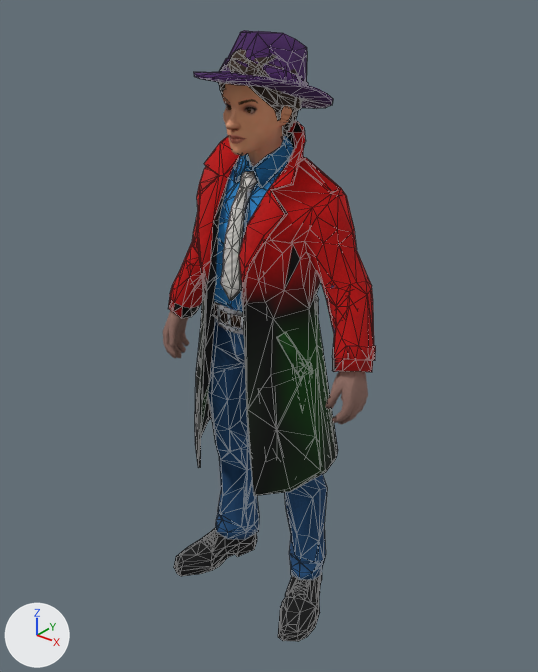
The glTF model ASSETS/MODELS/official/AGENT_FEMALE_LIGHT.glb as it was, and as the next commit left it.
Rendered twice from a 50 mm camera at (0.707, -0.849, 1.064) aimed at (0.019, 0.012, 0.531). Lighting does not change. The marker at lower left points along +X, +Y and +Z. The older version comes first. Mesh edges are drawn as thin lines on the coarser meshes. Vertices at exactly the same position are counted once.

Script lines for the objects in view, before the commit:
```python
me_outfit_coat = bpy.data.meshes.new('Outfit_Coat')
me_outfit_coat.from_pydata(...)  # 568 vertices, 1014 faces; spans x -0.209..0.209, y -0.084..0.126, z 0.284..0.867
me_outfit_coat.materials.append(mat_coat_tex)
me_outfit_trousers = bpy.data.meshes.new('Outfit_Trousers')
me_outfit_trousers.from_pydata(...)  # 302 vertices, 600 faces; spans x -0.124..0.123, y -0.049..0.091, z 0.042..0.597
me_outfit_trousers.materials.append(mat_outfit_trousers_tex)  # picture img_female_outfit_trousers
me_outfit_trousers_coated = bpy.data.meshes.new('Outfit_Trousers_Coated')
me_outfit_trousers_coated.from_pydata(...)  # 289 vertices, 500 faces; spans x -0.123..0.122, y -0.05..0.09, z 0.042..0.597
me_outfit_trousers_coated.materials.append(mat_outfit_trousers_tex_001)  # picture img_female_outfit_trousers
ob_outfit_coat = bpy.data.objects.new('Outfit_Coat', me_outfit_coat)
ob_outfit_coat.location = (0.0, 0.0, 0.0)
ob_outfit_trousers = bpy.data.objects.new('Outfit_Trousers', me_outfit_trousers)
ob_outfit_trousers.location = (0.0, 0.0, 0.0)
ob_outfit_trousers_coated = bpy.data.objects.new('Outfit_Trousers_Coated', me_outfit_trousers_coated)
ob_outfit_trousers_coated.location = (0.0, 0.0, 0.0)
# also in view: 'Body_Hands' at (0.0, -0.001, 0.483); 'Outfit_Hat' at (0.0, 0.017, 0.936); 'Body_Head' at (0.0, 0.001, 0.879); 'Outfit_Shoes' at (0.0, -0.003, 0.033); 'Body_Hair' at (0.0, 0.021, 0.913)
```
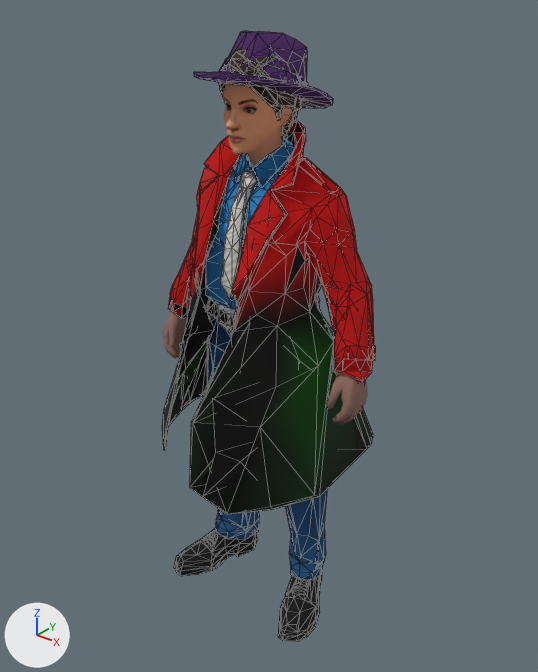
The newer file adds a shape key; the second version is drawn at full value of the shape key 'CrouchFix_f09' of 'Outfit_Coat', and the change is written as the vertex moves it makes.

What the commit changed:
me_outfit_coat is used by ob_outfit_coat; location (0.0, 0.0, 0.0).
me_outfit_coat had 568 vertices, 1014 faces and spanned x -0.209..0.209, y -0.084..0.126, z 0.284..0.867.
me_outfit_coat now has 568 vertices, 1014 faces and spans x -0.209..0.211, y -0.222..0.176, z 0.288..0.867.
me_outfit_coat part 1: 196 of 568 vertices moved; they spanned x -0.136..0.181, y -0.084..0.126, z 0.284..0.73 and now span x -0.194..0.211, y -0.222..0.176, z 0.288..0.73; mean shift (0.001, -0.014, 0.01); largest move (0.054, -0.082, 0.368) -> (0.056, -0.222, 0.381).
Other edits to the shape of me_outfit_coat do not show in these pictures.

Where the change shows, as pixel boxes (x1, y1, x2, y2) in the pictures (538 x 672 px; the box of a moved part takes in the faces that stretch with it):
'Outfit_Coat', reshaped: before (169, 121, 376, 496); after (162, 121, 376, 515)
part 1 of me_outfit_coat, moved or reshaped: before (195, 208, 338, 496); after (162, 208, 373, 515)
